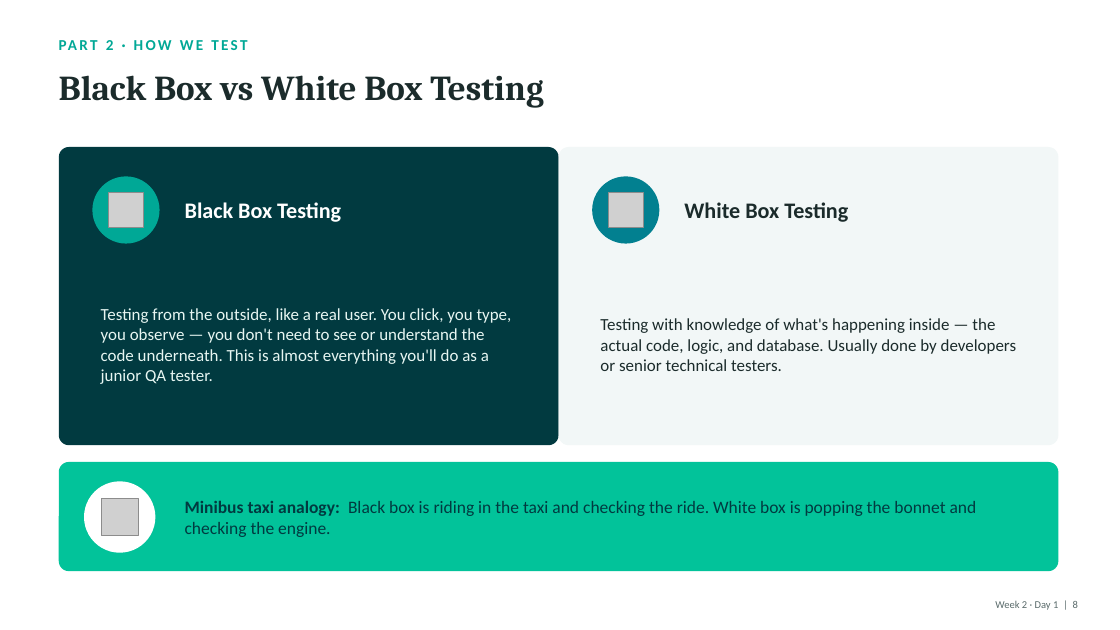
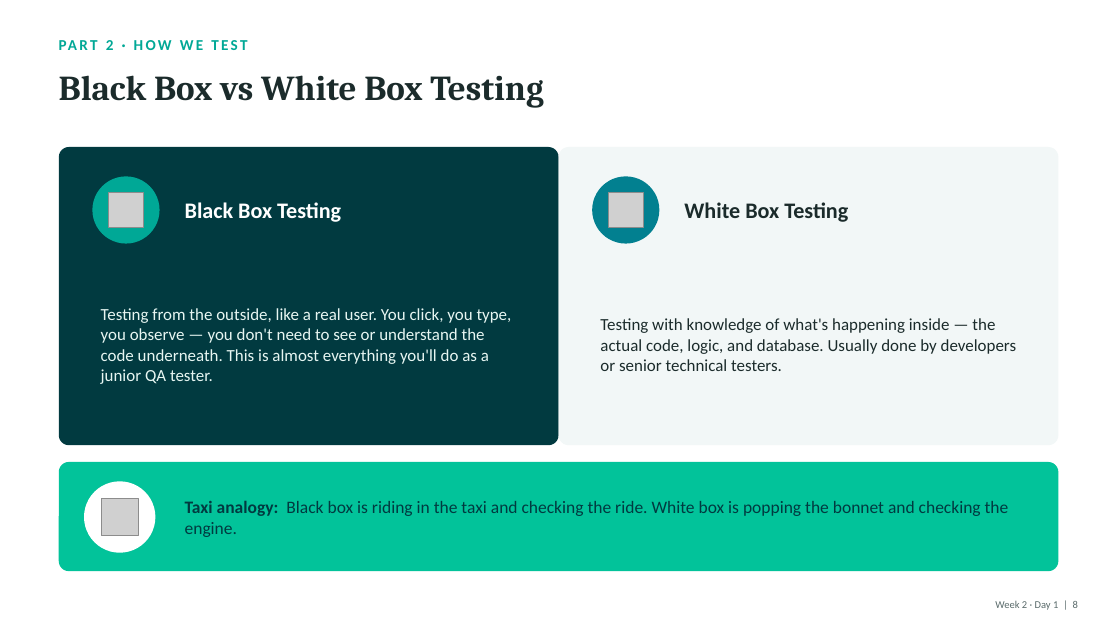
Before and after one commit to rodneymudau/qa-code4impact-programme, a slide deck: slide 8 of week-02/day-1/Week2_Day1_Facilitator_Slides.pptx. Drawn at 1120x630 pixels with LibreOffice and Linux fonts; fonts in the diff are those of the drawing; grey boxes stand for pictures. Boxes give left, top, right and bottom in pixels: in the first picture for what was removed or moved away, otherwise in the second. Text is boxed around its words. In the diff, an @@ line names an element or a change of style, - is before the commit and + after.

```diff
--- a/week-02/day-1/Week2_Day1_Facilitator_Slides.pptx
+++ b/week-02/day-1/Week2_Day1_Facilitator_Slides.pptx
@@ text at (x1=185, y1=501, x2=1009, y2=537): text changed @@
-Minibus taxi analogy: Black box is riding in the taxi and checking the ride. White box is popping the bonnet and checking the engine.
+Taxi analogy: Black box is riding in the taxi and checking the ride. White box is popping the bonnet and checking the engine.
```
Also in this commit, not shown: 1 other slide changed, 9 other files.
